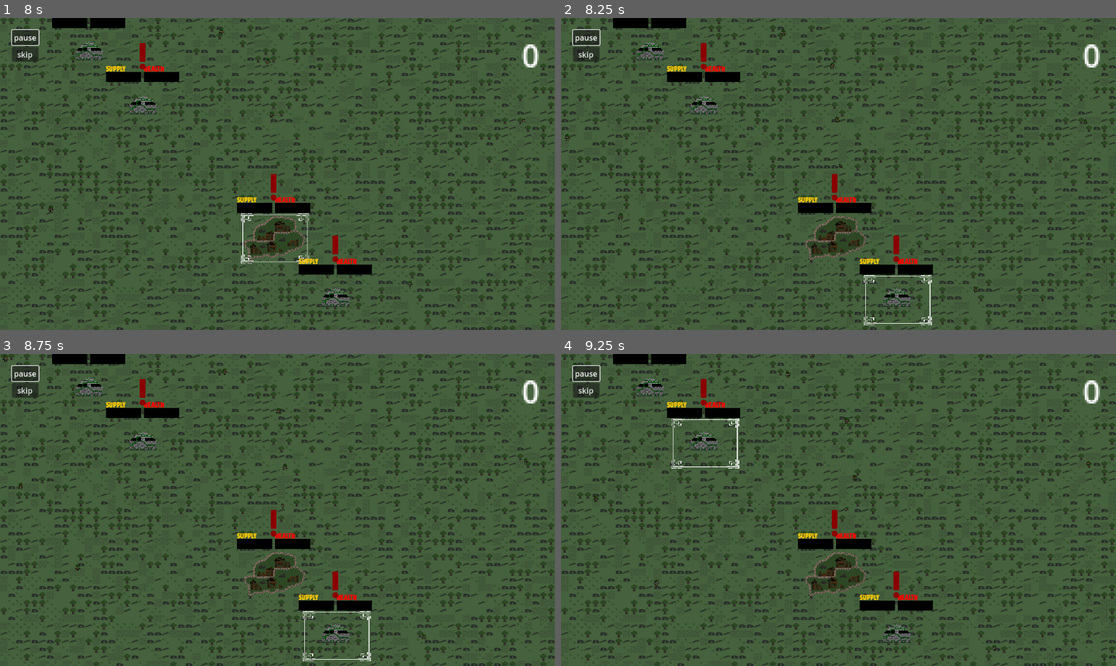
Above: before the commit, frames 1-4 (two rows, left to right).
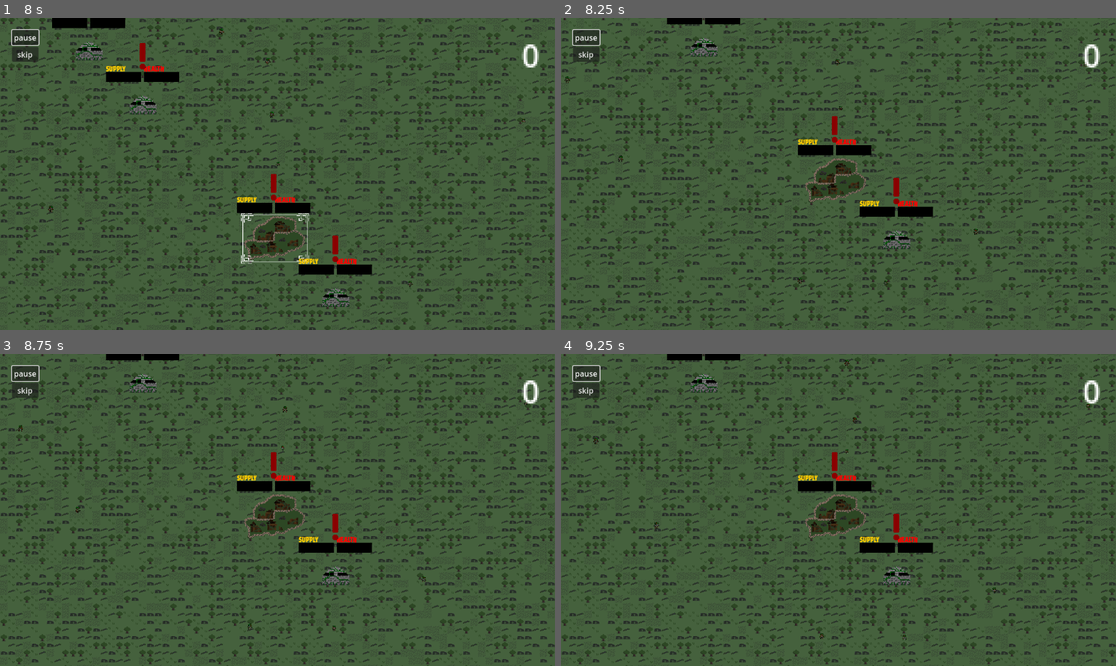
Above: after the commit, the same moments.

Repository: lewis785/ludum-dare-53
Game: Godot game, scene res://scenes/main.tscn
Two runs of this game, one before a commit and one after it. Both use one fixed random seed, a clock stepped at 60 frames per second and the inputs below.
Inputs (mouse positions are in pixels of both pictures, inside the frame that each line leads up to):
- Up to frame 1 (8 s): click "start" at 0.5 s; click "skip" at 1.25 s; click "slow" at 2 s; click "skip" at 2.75 s; click "slow" at 3.5 s; click "skip" at 4.25 s; click "slow" at 5 s; click "pause" at 5.75 s; click "paused" at 6.5 s; move the mouse to (271, 236) at 7.27 s; press the mouse at (271, 236) at 7.28 s
- Up to frame 2 (8.25 s): move the mouse to (899, 298) at 8.02 s; release the mouse at (899, 298) at 8.03 s; tap S (camera_down) at 8.1 s; click (899, 298) at 8.17 s
- Up to frame 3 (8.75 s): no input
- Up to frame 4 (9.25 s): move the mouse to (705, 441) at 8.77 s; hold A (camera_left) from 8.78 s (still down); click (705, 441) at 8.92 s

Frame 1 is identical in both runs. In frame 2, 28% of the frame differs, in the area x 0-100%, y 0-100%; in frame 3, 28%; in frame 4, 28%.
Error before the commit: Invalid operands 'float' and 'Nil' in operator '+'. (res://scenes/Camera/camera_controller.gd:34)

Commit message:
Fix Camera default values

Diff:
--- a/scenes/Camera/Camera.tscn
+++ b/scenes/Camera/Camera.tscn
@@ -4,8 +4,6 @@
 [ext_resource type="PackedScene" uid="uid://euned6naim70" path="res://scenes/menu/menu.tscn" id="2_8kdlw"]
 
 [node name="Camera" type="Camera2D" groups=["camera"]]
-limit_left = 0
-limit_top = 0
 script = ExtResource("1_67m5s")
 camera_speed = null
 camera_zoom_speed = null
--- a/scenes/Camera/camera_controller.gd
+++ b/scenes/Camera/camera_controller.gd
@@ -9,7 +9,13 @@
 
 # Called when the node enters the scene tree for the first time.
 func _ready():
+	if camera_speed <= 0:
+		camera_speed = 30
 	max_camera_speed = camera_speed
+
+	if camera_zoom_speed <= 0:
+		camera_zoom_speed = 1
+
 
 func set_limits(upper_x, upper_y, lower_x, lower_y):
 	self.set_limit(0,upper_x)
--- a/scenes/Camera/camera_link.gd
+++ b/scenes/Camera/camera_link.gd
@@ -8,4 +8,5 @@
 	#camera = tree.current_scene.get_node("$Camera")
 
 func set_limits(upper_x, upper_y, lower_x, lower_y):
-	camera.set_limits(upper_x, upper_y, lower_x, lower_y)
+	if camera.limit_camera:
+		camera.set_limits(upper_x, upper_y, lower_x, lower_y)
--- a/scenes/main.tscn
+++ b/scenes/main.tscn
@@ -9,5 +9,8 @@
 unique_name_in_owner = true
 process_mode = 3
 position = Vector2(576, 327)
+camera_speed = 30
+camera_zoom_speed = 1.0
+limit_camera = true
 
 [node name="game" parent="." instance=ExtResource("2_od1pn")]
--- a/scenes/map/map_initialise.gd
+++ b/scenes/map/map_initialise.gd
@@ -18,4 +18,3 @@
 	var cl = CL.new()
 	cl.link_camera(get_tree())
 	cl.set_limits(0,0,width*16,height*16)
-	print("Crashed yet?")
